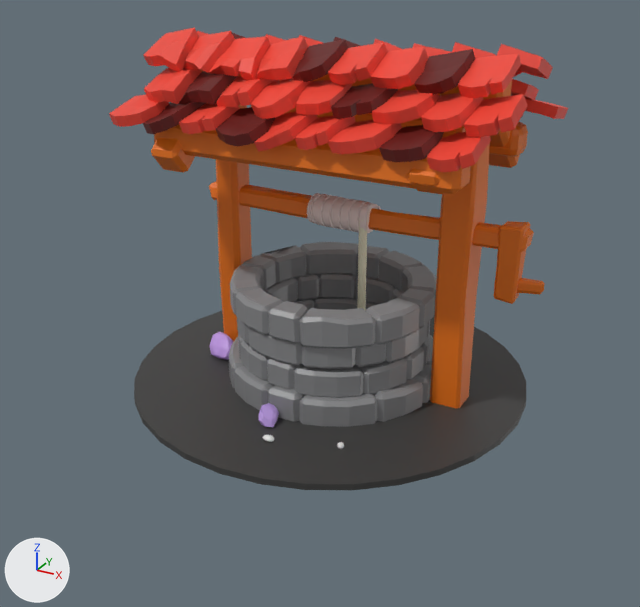
A saved change to the glTF model CG.glb.
Rendered twice from a 50 mm camera at (25.6, -46.0, 27.5) aimed at (1.4, -1.9, 5.4). The lights are fixed; the arrows at lower left show +X, +Y and +Z. Where no turn or scale is listed for an object, it has been applied to the vertices. Vertices at the same position are counted once.

The older version as bpy lines, for what is in view:
```python
ob_cube = bpy.data.objects.new('Cube', me_cube)
ob_cube.location = (0.0, 0.0, 0.0)
ob_cube_001 = bpy.data.objects.new('Cube.001', me_cube_001)
ob_cube_001.location = (0.0, 0.0, 1.73)
ob_cube_003 = bpy.data.objects.new('Cube.003', me_cube_003)
ob_cube_003.location = (-0.13, 0.12, 5.15)
ob_cube_005 = bpy.data.objects.new('Cube.005', me_cube_005)
ob_cube_005.location = (0.94, -0.36, 3.52)
ob_cylinder_001 = bpy.data.objects.new('Cylinder.001', me_cylinder_004)
ob_cylinder_001.location = (0.66, 0.77, -0.93)
ob_cylinder_001.scale = (13.0, 13.0, 0.05)
ob_plane_000 = bpy.data.objects.new('Plane.000', me_plane_000)
ob_plane_000.location = (1.01, -2.79, 18.22)
# also in view: 'Cylinder' at (1.4, 1.1, 10.4); 'Cube.004' at (2.7, 1.8, 9.6); 'Plane.020' at (0.9, 5.4, 18.3)
```
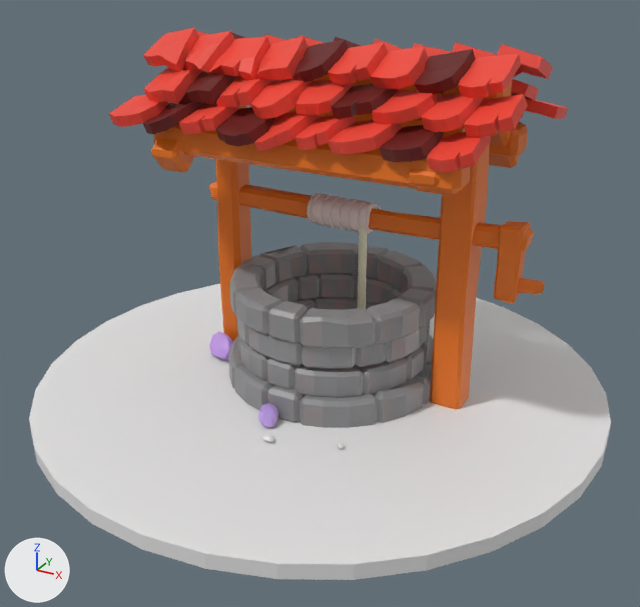
What differs and where, as boxes (x1, y1, x2, y2) in the pictures (640 x 607 px):
'Cylinder.001', recoloured, moved, rescaled (black to white, 48% wider, 65% taller): before (134, 311, 526, 490); after (29, 284, 611, 580)
'Cube.003', surface changed: (230, 251, 437, 349) in both
'Cube', surface changed: (229, 335, 433, 428) in both
'Cube.005', surface changed: (237, 274, 430, 369) in both
'Cube.001', surface changed: (238, 297, 430, 397) in both

Edits to the bpy script that builds the scene:
```text
Add img_gieng2:
    img_gieng2 = load_image('gieng2', '_unpacked/gieng2', 1024, 1024, 'sRGB')
Change mat_gieng2:
    where n0 = _N.new('ShaderNodeBsdfPrincipled'); n0.name = 'Principled BSDF'
    add n0.inputs[28].default_value = 1.0  # 'Emission Strength'
    add n2 = _N.new('ShaderNodeTexImage'); n2.name = 'Image Texture'
    add n2.image = img_gieng2
    add _L.new(n2.outputs[0], n0.inputs[27])  # 'Color' to 'Emission Color'
Add mat_material_001:
    mat_material_001 = principled_material('Material.001')
    mat_material_001.base_color = (0.8, 0.8, 0.8)  # white #e7e7e7
Change me_cylinder_004:
    where me_cylinder_004.from_pydata(...)  # 64 vertices, 124 faces; spans x -1.0..1.0, y -1.0..1.0, z -4.0..4.0
    used by ob_cylinder_001; location = (0.66, 0.77, -0.93); scale = (13.0, 13.0, 0.05)
    remove me_cylinder_004.materials.append(mat_material_005)  # black #3d3d3c
    me_cylinder_004 part 1: the whole mesh is scaled about its middle by (1, 1, 0.25)
    add me_cylinder_004.materials.append(mat_material_001)  # white #e7e7e7
Change ob_cylinder_001:
    ob_cylinder_001.location: (0.66, 0.77, -0.93) -> (0.47, -0.29, -1.28)
    ob_cylinder_001.scale: (13.0, 13.0, 0.05) -> (18.5, 18.5, -0.465)
```
